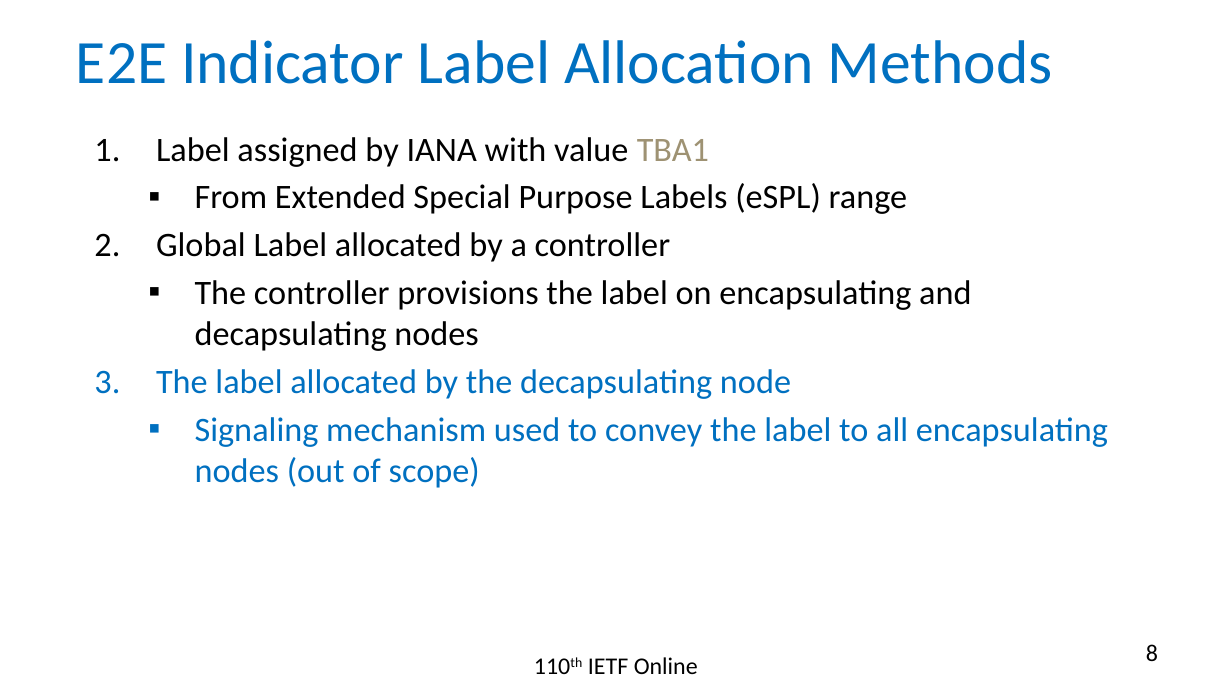
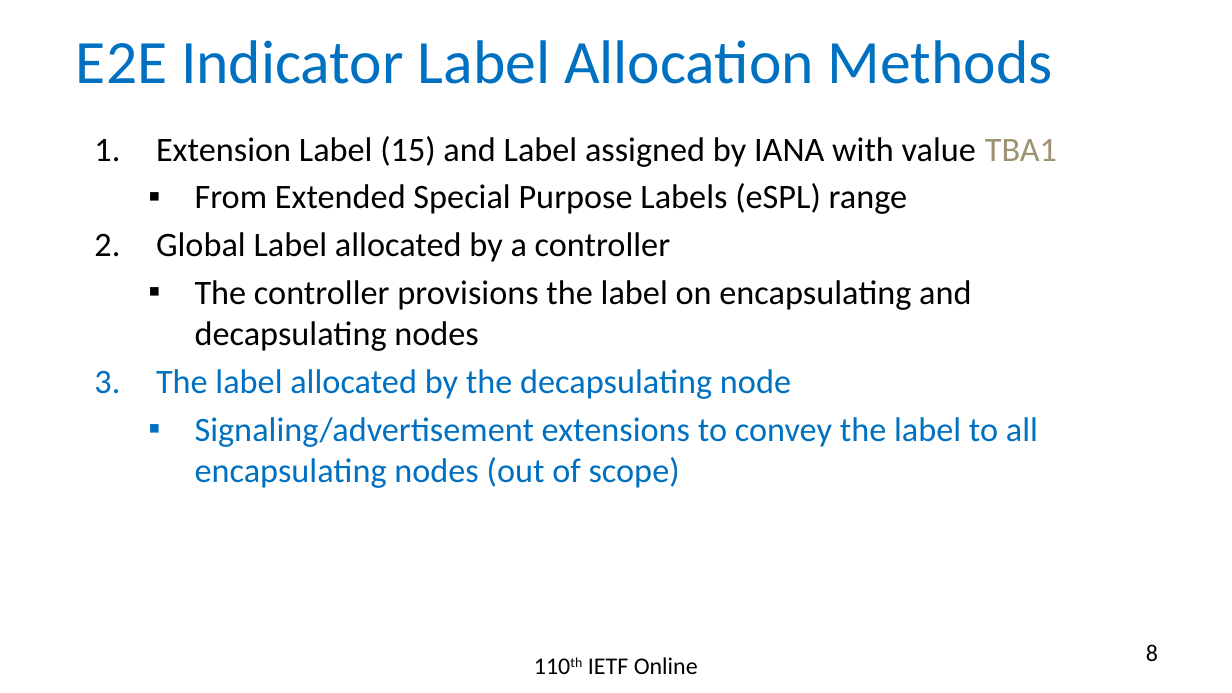
Before and after one commit to rakgandhi/ietf-slides, a slide deck: slide 8 of draft-gandhi-mpls-ioam-sr-05.pptx. Drawn at 1232x693 pixels with LibreOffice and Linux fonts; fonts in the diff are those of the drawing. Boxes give left, top, right and bottom in pixels: in the first picture for what was removed or moved away, otherwise in the second. Text is boxed around its words. In the diff, an @@ line names an element or a change of style, - is before the commit and + after.

```diff
--- a/draft-gandhi-mpls-ioam-sr-05.pptx
+++ b/draft-gandhi-mpls-ioam-sr-05.pptx
@@ text at box(156, 136, 1057, 167): text changed @@
-1. Label assigned by IANA with value TBA1
+1. Extension Label (15) and Label assigned by IANA with value TBA1
@@ text at box(195, 417, 1038, 488): text changed @@
-  ▪ Signaling mechanism used to convey the label to all encapsulating nodes (out of scope)
+  ▪ Signaling/advertisement extensions to convey the label to all encapsulating nodes (out of scope)
```
Also in this commit, not shown: 3 other slides changed, 5 slides added, 1 other file.
